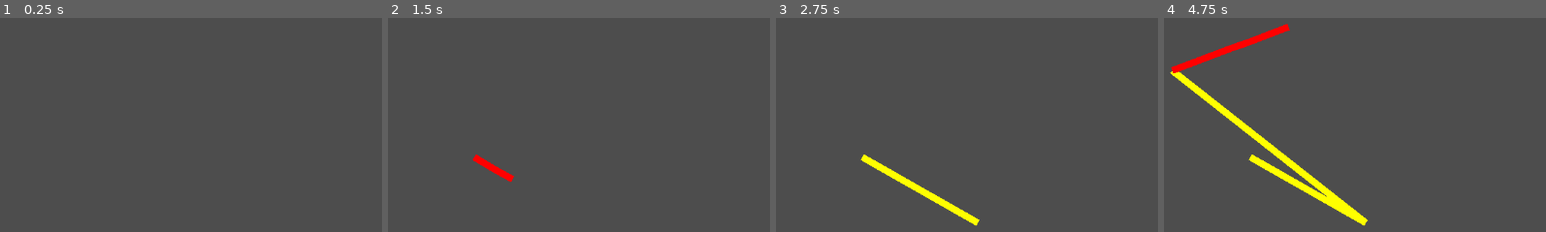
Above: before the commit, frames 1-4 (left to right).
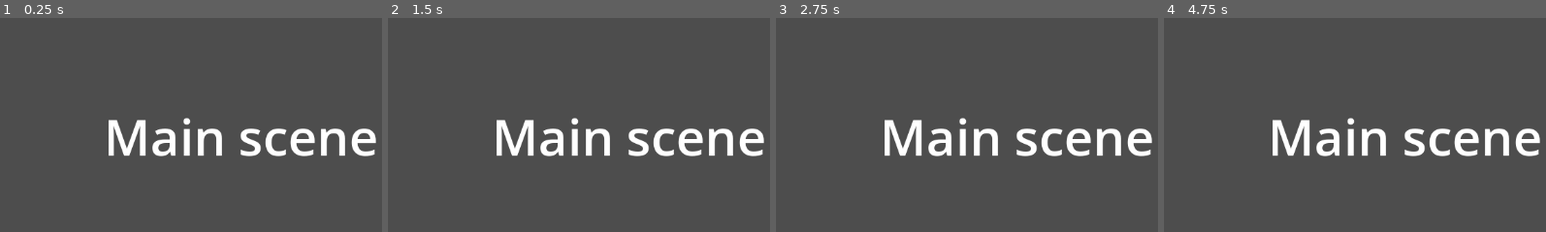
Above: after the commit, the same moments.

Repository: neogeek/godot-texture-slice-prototype
Game: Godot game, scene res://main.tscn
Two runs of this game, one before a commit and one after it. Both use one fixed random seed, a clock stepped at 60 frames per second and the inputs below. Before the commit the project starts from res://draw_lines.tscn.
Inputs (mouse positions are in pixels of both pictures, inside the frame that each line leads up to):
- Up to frame 1 (0.25 s): no input
- Up to frame 2 (1.5 s): tap Enter at 0.5 s; move the mouse to (outside the picture) at 0.52 s; click (outside the picture) at 0.67 s; tap Space at 1.25 s; drag from (475, 157) to (590, 223) at 1.27 s
- Up to frame 3 (2.75 s): move the mouse to (1093, 39) at 2.02 s; click (1093, 39) at 2.17 s
- Up to frame 4 (4.75 s): tap Enter at 2.75 s; drag from (1366, 223) to (1171, 71) at 2.77 s; move the mouse to (outside the picture) at 3.52 s; click (outside the picture) at 3.67 s; tap Space at 4.25 s; drag from (1171, 71) to (1290, 26) at 4.27 s

The runs differ from the first frame. In frame 1, 4.6% of the frame differs, in the area x 28-99%, y 46-65%; in frame 2, 5.0%; in frame 3, 5.8%; in frame 4, 8.8%, in the area x 1-99%, y 2-98%.

Commit message:
Added main scene.
Moved others into folders.

Diff:
--- a/drag_entity.tscn
+++ b/drag_entity/drag_entity.tscn
@@ -1,7 +1,7 @@
 [gd_scene load_steps=3 format=3 uid="uid://53yfftulyx47"]
 
 [ext_resource type="Texture2D" uid="uid://hkxi27x2dyvr" path="res://icon.svg" id="1_432jo"]
-[ext_resource type="Script" uid="uid://cgscirirxyw5i" path="res://drag_entity.gd" id="2_rleps"]
+[ext_resource type="Script" uid="uid://cgscirirxyw5i" path="res://drag_entity/drag_entity.gd" id="2_rleps"]
 
 [node name="DragEntity" type="Node2D"]
 
--- a/draw_lines.tscn
+++ b/draw_lines/draw_lines.tscn
@@ -1,6 +1,6 @@
 [gd_scene load_steps=2 format=3 uid="uid://b0sx7h4os3q1p"]
 
-[ext_resource type="Script" uid="uid://bv8vke3hx5g5k" path="res://draw_lines.gd" id="1_8nqu6"]
+[ext_resource type="Script" uid="uid://bv8vke3hx5g5k" path="res://draw_lines/draw_lines.gd" id="1_8nqu6"]
 
 [node name="Node2D" type="Node2D"]
 
--- /dev/null
+++ b/main.tscn
@@ -0,0 +1,22 @@
+[gd_scene format=3 uid="uid://caymnswjmg5hl"]
+
+[node name="Main" type="Node2D"]
+
+[node name="Camera2D" type="Camera2D" parent="."]
+
+[node name="Label" type="Label" parent="Camera2D"]
+anchors_preset = 8
+anchor_left = 0.5
+anchor_top = 0.5
+anchor_right = 0.5
+anchor_bottom = 0.5
+offset_left = -359.0
+offset_top = -51.0
+offset_right = 359.0
+offset_bottom = 52.0
+grow_horizontal = 2
+grow_vertical = 2
+theme_override_font_sizes/font_size = 75
+text = "Main scene"
+horizontal_alignment = 1
+vertical_alignment = 1
--- a/project.godot
+++ b/project.godot
@@ -11,6 +11,6 @@
 [application]
 
 config/name="godot-texture-slice-prototype"
-run/main_scene="uid://b0sx7h4os3q1p"
+run/main_scene="uid://caymnswjmg5hl"
 config/features=PackedStringArray("4.5", "Forward Plus")
 config/icon="res://icon.svg"
Renamed: drag_entity.gd -> drag_entity/drag_entity.gd
Renamed: drag_entity.gd.uid -> drag_entity/drag_entity.gd.uid
Renamed: draw_lines.gd -> draw_lines/draw_lines.gd
Renamed: draw_lines.gd.uid -> draw_lines/draw_lines.gd.uid
